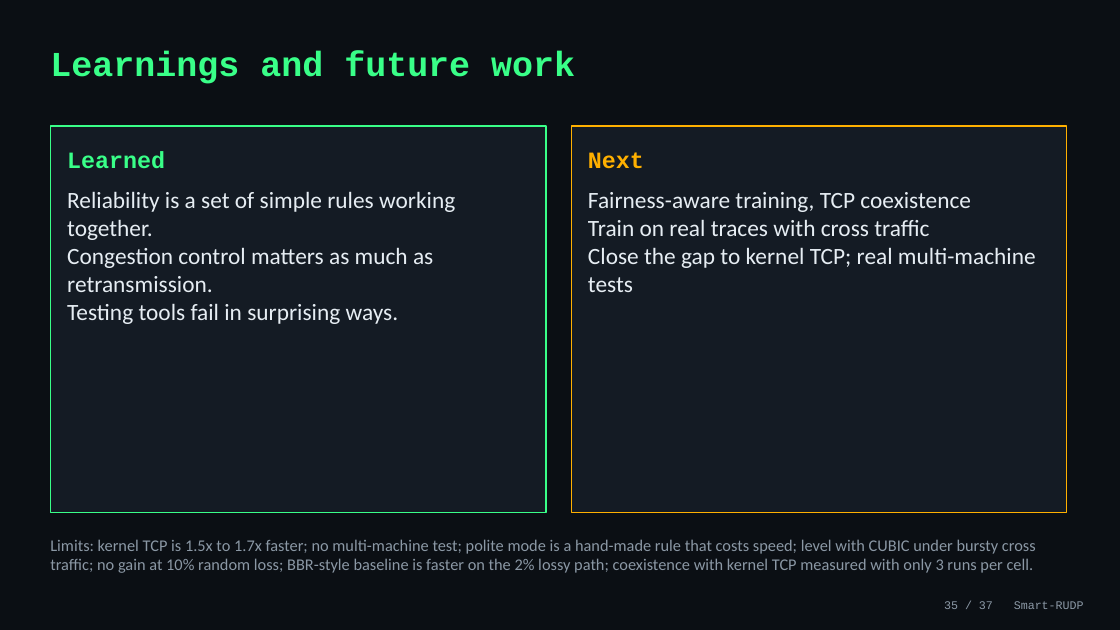
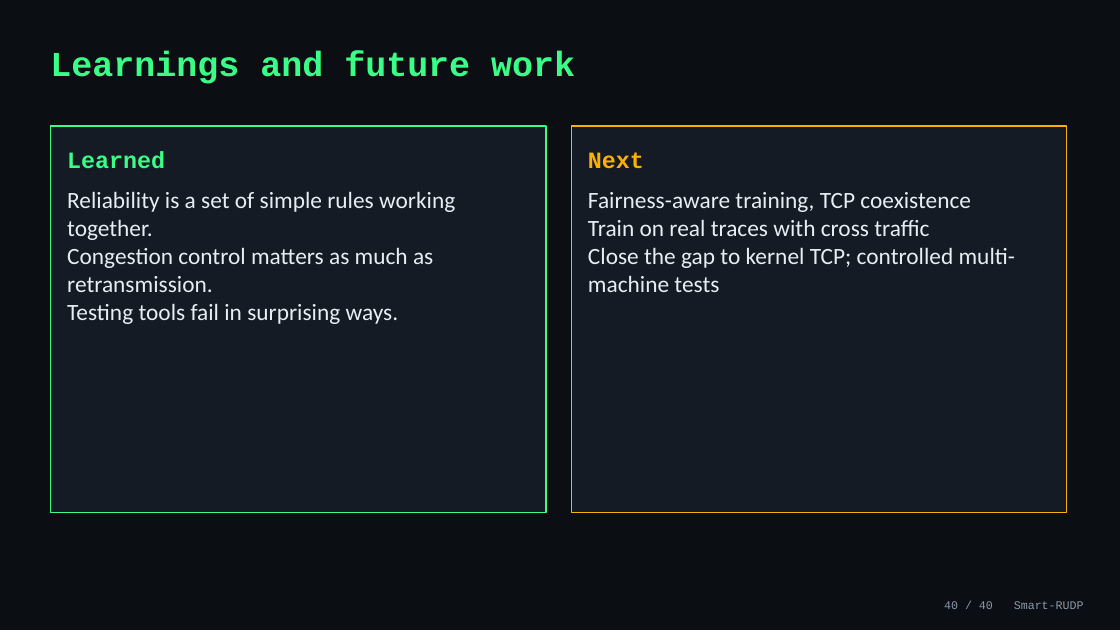
Before and after one commit to Capsturrrr/REPLIC, a slide deck: slide 40 of docs/RUDP_Presentation.pptx (slide 35 before the commit). Drawn at 1120x630 pixels with LibreOffice and Linux fonts; fonts in the diff are those of the drawing. Boxes give left, top, right and bottom in pixels: in the first picture for what was removed or moved away, otherwise in the second. Text is boxed around its words. In the diff, an @@ line names an element or a change of style, - is before the commit and + after.

```diff
--- a/docs/RUDP_Presentation.pptx
+++ b/docs/RUDP_Presentation.pptx
@@ text at <box>588,247,1015,292</box>: text changed @@
-Close the gap to kernel TCP; real multi-machine tests
+Close the gap to kernel TCP; controlled multi-machine tests
@@ text removed at <box>50,539,1036,573</box> @@
-Limits: kernel TCP is 1.5x to 1.7x faster; no multi-machine test; polite mode is a hand-made rule that costs speed; level with CUBIC under bursty cross traffic; no gain at 10% random loss; BBR-style baseline is faster on the 2% lossy path; coexistence with kernel TCP measured with only 3 runs per cell.
@@ text at <box>944,601,1084,609</box>: text changed @@
-35 / 37 Smart-RUDP
+40 / 40 Smart-RUDP
```
Also in this commit, not shown: 32 other slides changed, 6 slides added, 1 slide removed, 6 other files.
